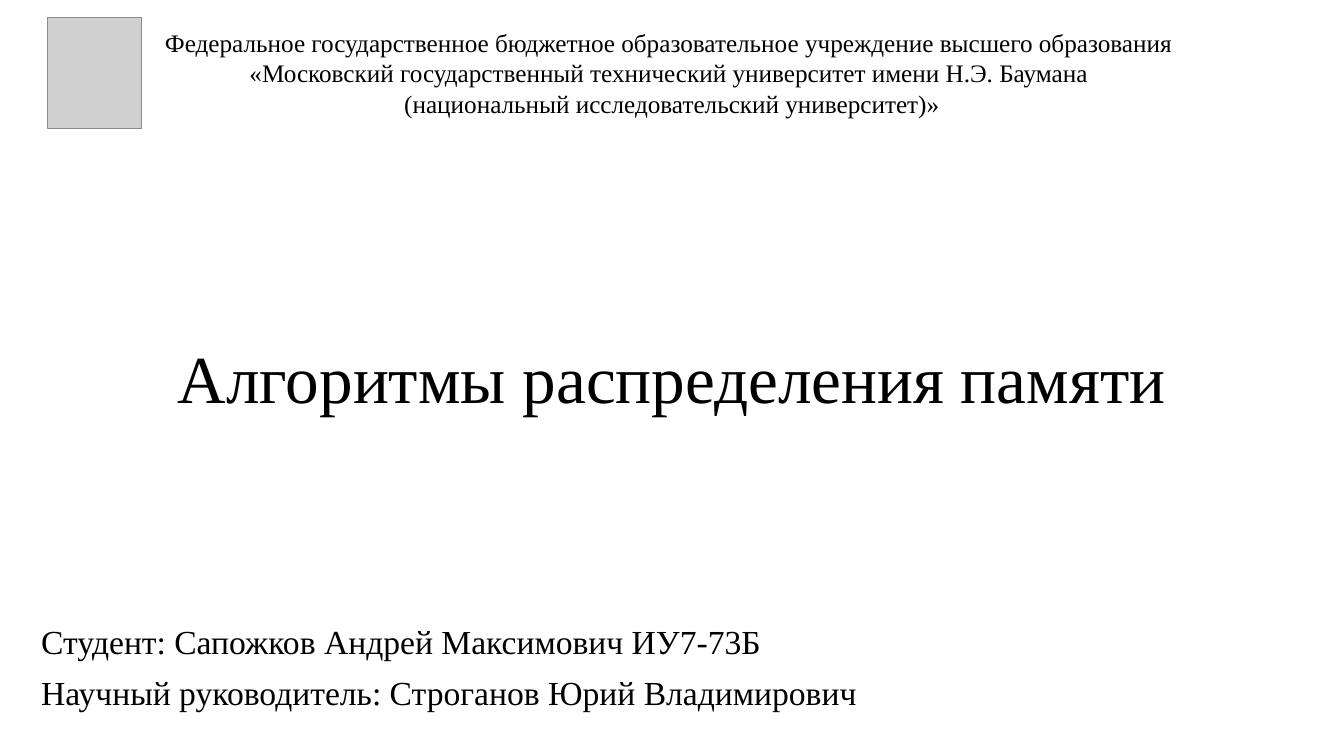
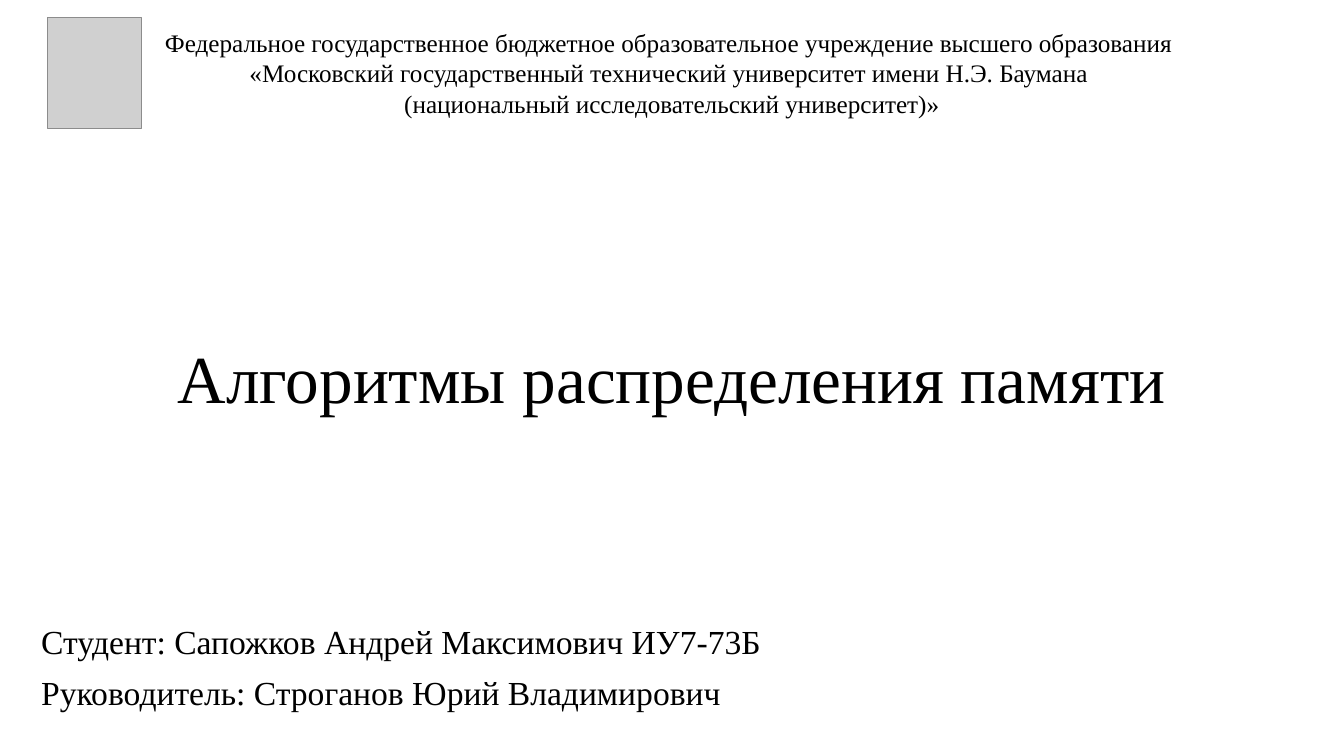
Before and after one commit to Inspirate789/memory-management-algorithms, a slide deck: slide 1 of presentation/presentation.pptx. Drawn at 1344x756 pixels with LibreOffice and Linux fonts; fonts in the diff are those of the drawing; grey boxes stand for pictures. Boxes give left, top, right and bottom in pixels: in the first picture for what was removed or moved away, otherwise in the second. Text is boxed around its words. In the diff, an @@ line names an element or a change of style, - is before the commit and + after.

```diff
--- a/presentation/presentation.pptx
+++ b/presentation/presentation.pptx
@@ subtitle at <box>41,682,721,711</box>: text changed @@
-Научный руководитель: Строганов Юрий Владимирович
+Руководитель: Строганов Юрий Владимирович
```
Also in this commit, not shown: 10 other slides changed, 3 slides added, 1 slide removed, 9 other files.
